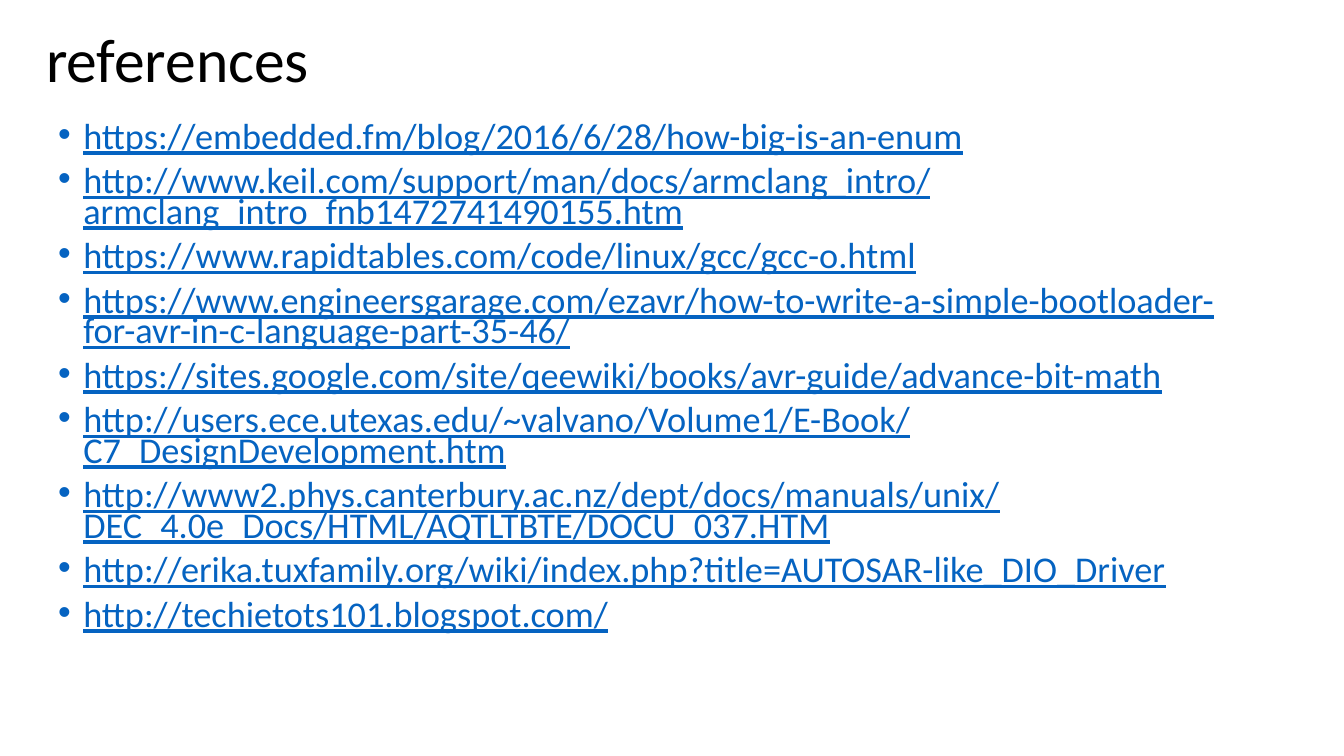
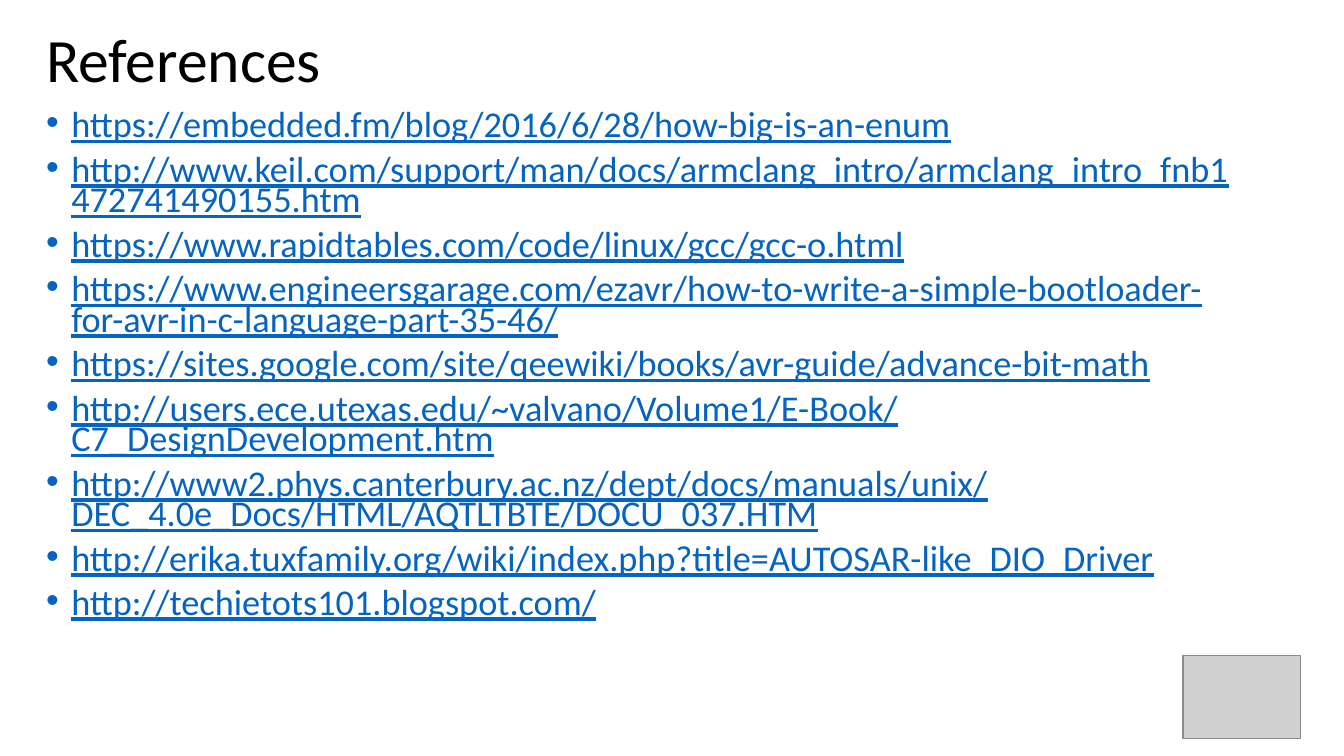
Before and after one commit to Mohamedsaied8/AMIT_labs, a slide deck: slide 36 of slides/embedded C.pptx. Drawn at 1344x756 pixels with LibreOffice and Linux fonts; fonts in the diff are those of the drawing; grey boxes stand for pictures. Boxes give left, top, right and bottom in pixels: in the first picture for what was removed or moved away, otherwise in the second. Text is boxed around its words. In the diff, an @@ line names an element or a change of style, - is before the commit and + after.

```diff
--- a/slides/embedded C.pptx
+++ b/slides/embedded C.pptx
@@ title at <box>46,39,321,83</box>: text changed @@
-references
+References
@@ text "https://embedded.fm/blog/2016/6/28/how-big-is-an-enum": place and size @@
-text "https://embedded.fm/blog/2016/6/28/how-big-is-an-enum" at <box>83,123,1213,634</box>
+text "https://embedded.fm/blog/2016/6/28/how-big-is-an-enum" at <box>71,111,1227,622</box>
@@ text at <box>71,156,1227,218</box>: spaces changed @@
-• http://www.keil.com/support/man/docs/armclang_intro/armclang_intro_fnb1472741490155.htm
+• http://www.keil.com/support/man/docs/armclang_intro/armclang_intro_fnb1
+  472741490155.htm
@@ picture added at <box>1184,656,1301,739</box> @@
```
Also in this commit, not shown: 32 other slides changed, 2 slides added, 2 slides removed.
